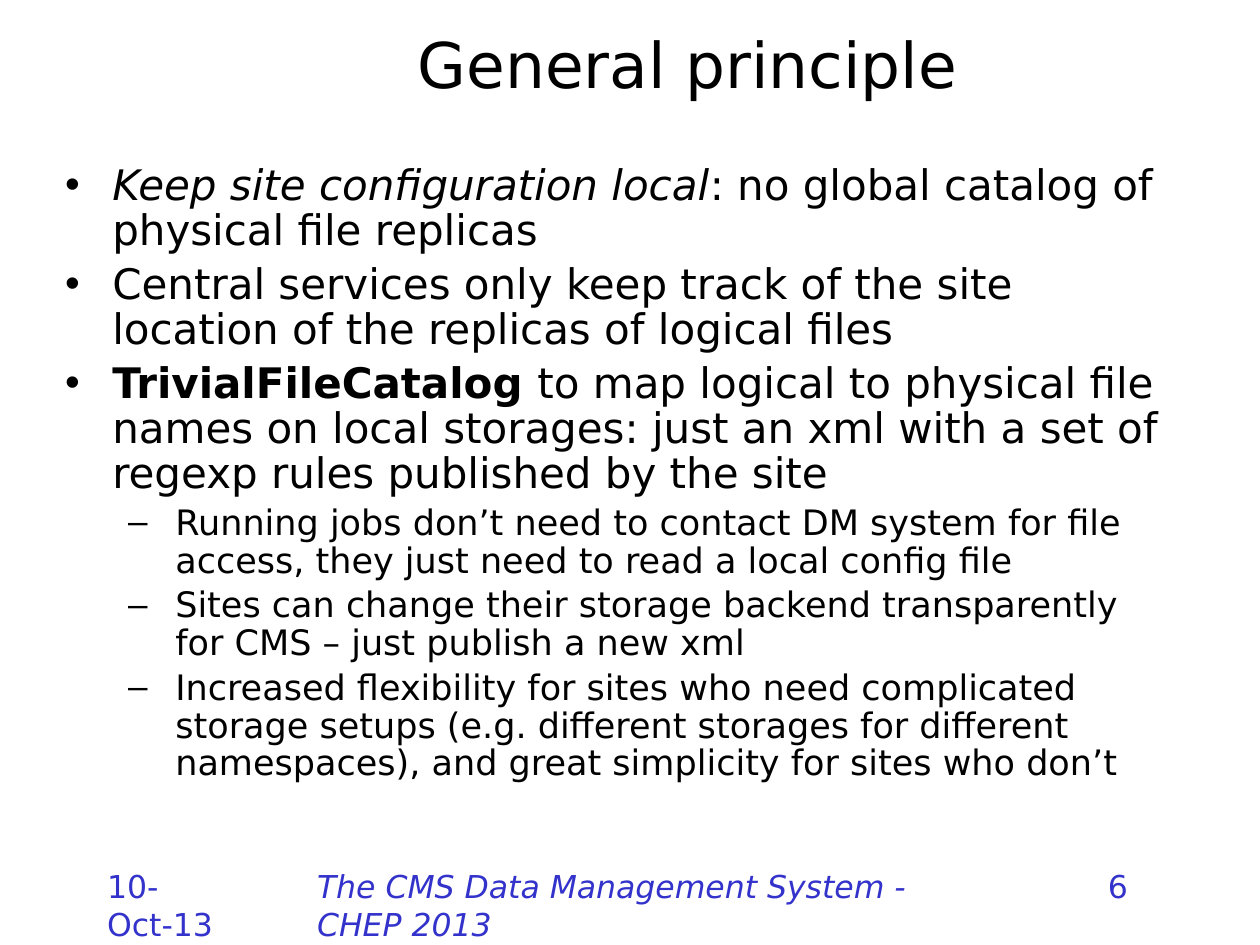
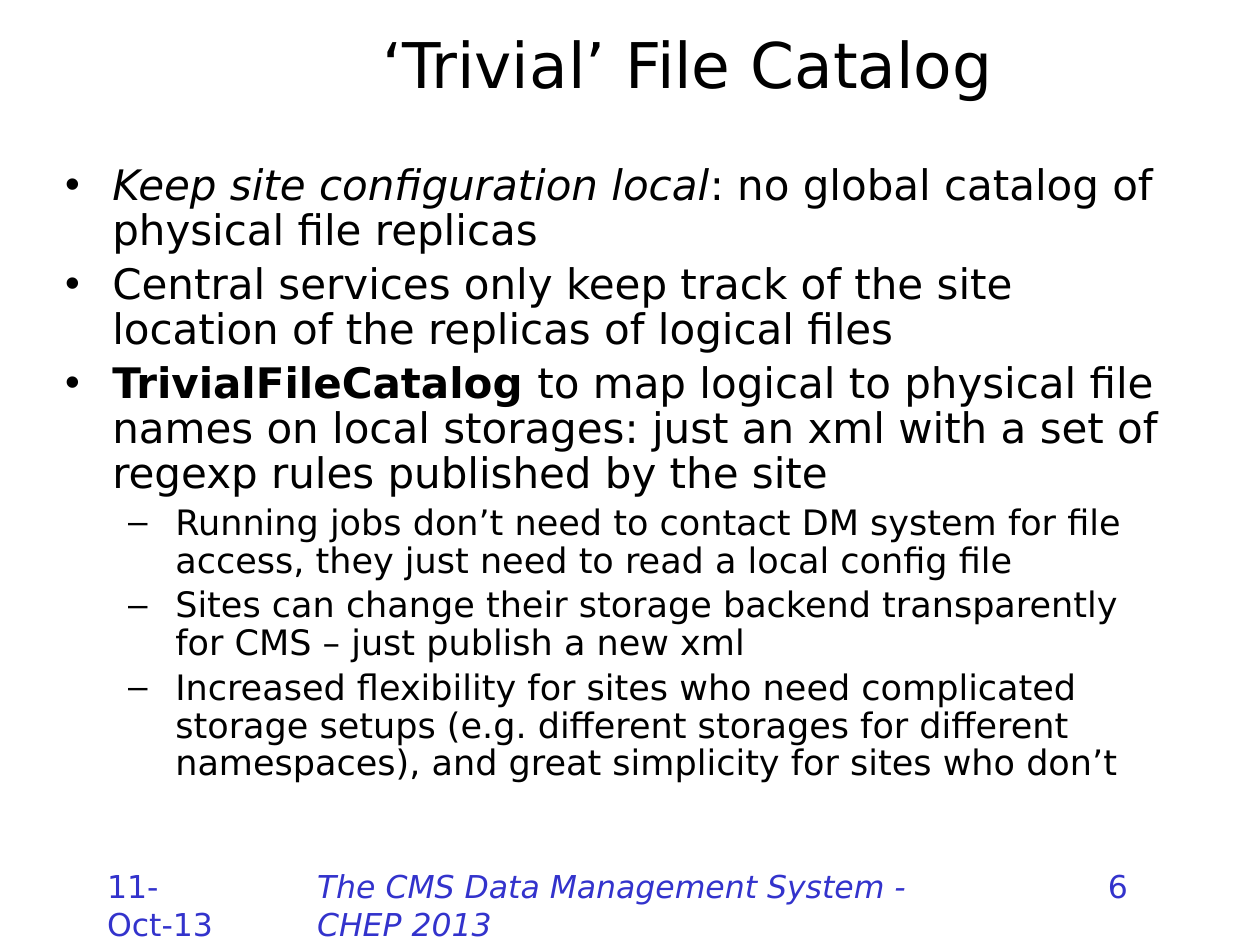
Before and after one commit to TonyWildish/CHEP-2013-DMWM, a slide deck: slide 6 of CMS-Data-Management/Slides/The CMS Data Management System.pptx. Drawn at 1260x945 pixels with LibreOffice and Linux fonts; fonts in the diff are those of the drawing; background and template pictures are left out. Boxes give left, top, right and bottom in pixels: in the first picture for what was removed or moved away, otherwise in the second. Text is boxed around its words. In the diff, an @@ line names an element or a change of style, - is before the commit and + after.

```diff
--- a/CMS-Data-Management/Slides/The CMS Data Management System.pptx
+++ b/CMS-Data-Management/Slides/The CMS Data Management System.pptx
@@ text at [382, 40, 993, 101]: text changed @@
-General principle
+‘Trivial’ File Catalog
@@ text at [107, 875, 213, 937]: text changed @@
-10-Oct-13
+11-Oct-13
```
Also in this commit, not shown: 20 other slides changed, 2 slides removed, 1 other file.
